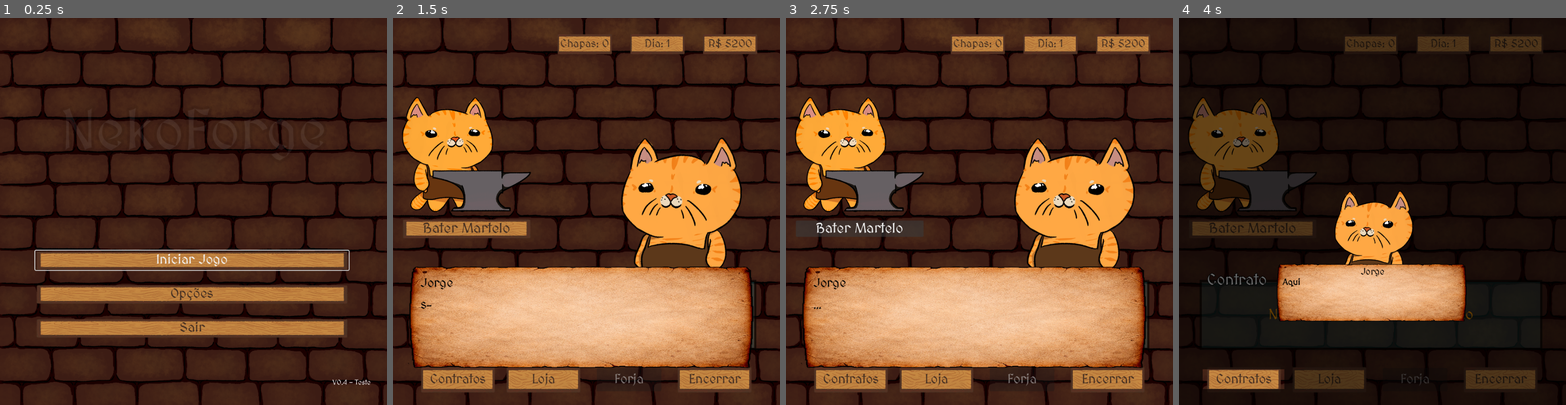
Above: before the commit, frames 1-4 (left to right).
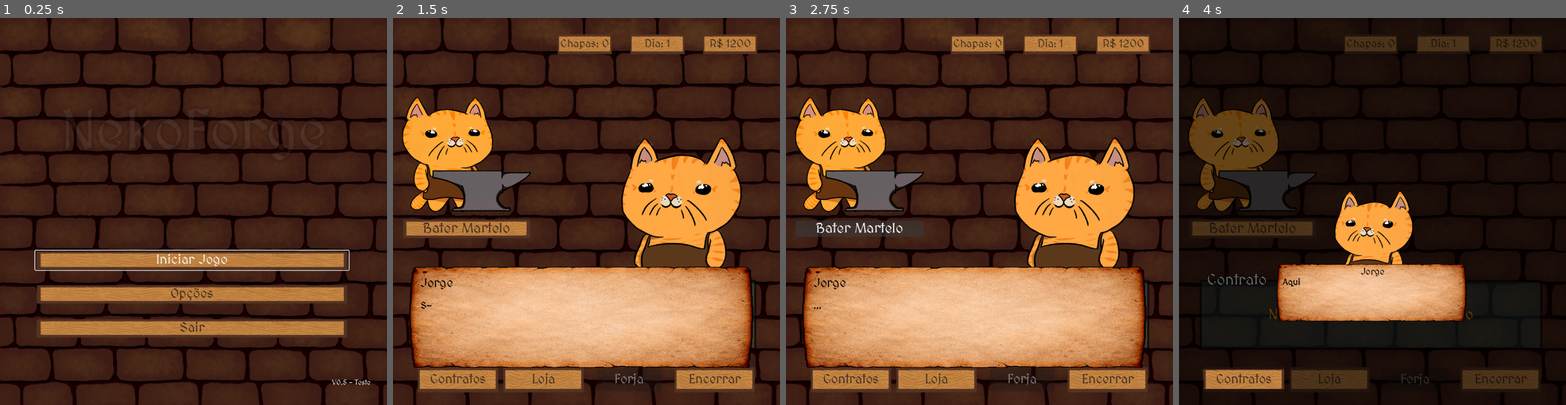
Above: after the commit, the same moments.

Repository: VitaumOS/Jogo_IC-Godot
Game: Godot game, scene res://scene/Telainicial.tscn
The game is run twice, just before and just after one commit, with the same random seed, the same clock (stepped at 60 frames per second) and the same inputs.
Inputs (mouse positions are in pixels of both pictures, inside the frame that each line leads up to):
- Up to frame 1 (0.25 s): no input
- Up to frame 2 (1.5 s): click "Iniciar Jogo" at 0.5 s; tap Enter (ui_accept) at 1.25 s; move the mouse to (671, 192) at 1.27 s; click (671, 192) at 1.42 s
- Up to frame 3 (2.75 s): tap Enter (ui_accept) at 1.52, 2, 2.27 s; move the mouse to (902, 230) at 2.02 s; click (902, 230) at 2.17 s
- Up to frame 4 (4 s): tap Enter (ui_accept) at 2.75, 3.5, 3.77 s; move the mouse to (1411, 126) at 2.77 s; click (1411, 126) at 2.92 s; move the mouse to (1353, 288) at 3.52 s; click (1353, 288) at 3.67 s

The runs differ from the first frame. In frame 1, less than 0.1% of the frame differs, in the area x 85-96%, y 93-95%; in frame 2, 0.5%, in the area x 6-94%, y 5-97%; in frame 3, 0.5%; in frame 4, 0.4%.

Commit message:
arrumando padrões e contratos

Diff:
--- a/PythonFiles/pulp_solution.json
+++ b/PythonFiles/pulp_solution.json
@@ -1,7 +1,12 @@
 {
     "status": "Optimal",
-    "chapas_usadas": 2,
+    "chapas_usadas": 14,
     "solucao": [
-        2
+        3,
+        0,
+        9,
+        0,
+        2,
+        0
     ]
 }
--- a/data_json/contratos.json
+++ b/data_json/contratos.json
@@ -12,7 +12,7 @@
 	{ "dia": 3, "nome": "Escolta de Ervanário", "demanda": [25, 2, 30, 4, 0, 0], "recompensa": 1500 },
 	{ "dia": 3, "nome": "Escolta de Comissários", "demanda": [30, 1, 3, 10, 0, 0], "recompensa": 1350 },
 
-	{ "dia": 4, "nome": "Vigília Noturna", "demanda": [5, 5, 12, 8, 4, 0], "recompensa": 1400 },
+	{ "dia": 4, "nome": "Vigília Noturna", "demanda": [17, 5, 12, 8, 4, 0], "recompensa": 1400 },
 	{ "dia": 4, "nome": "Manutenção de Muralhas", "demanda": [11, 6, 11, 3, 6, 0], "recompensa": 1450 },
 
 	{ "dia": 5, "nome": "Cerco ao Forte", "demanda": [19, 10, 7, 5, 6, 5], "recompensa": 2450 },
--- a/data_json/dialogos.json
+++ b/data_json/dialogos.json
@@ -137,7 +137,7 @@
 	  "retrato": "res://Sprite/gatinhos/NekoJorge.png",
 	  "texto": "Selecione a quantidade de vezes que você vai utilizar cada molde para montar todas as armas necessárias!",
 	  "coordenada": [620,330],
-	  "foco_pos": [340, 570],
+	  "foco_pos": [350, 570],
 	  "foco_tamanho": [70, 50]
 	}
   ],
@@ -170,16 +170,16 @@
 	  "nome": "Jorge",
 	  "retrato": "res://Sprite/gatinhos/NekoJorge.png",
 	  "coordenada": [615, 450],
-	  "foco_pos": [135, 730],
-	  "foco_tamanho": [130, 40],
+	  "foco_pos": [120, 730],
+	  "foco_tamanho": [110, 40],
 	  "texto": "Preste atenção! Aquela barra [b]VERMELHA[/b] ali embaixo apareceu. Isso significa [b]DESPERDICIO[/b]! "
 	},
 	{
 	  "nome": "Jorge",
 	  "retrato": "res://Sprite/gatinhos/NekoJorge.png",
 	  "coordenada": [615, 450],
-	  "foco_pos": [135, 730],
-	  "foco_tamanho": [130, 40],
+	  "foco_pos": [120, 730],
+	  "foco_tamanho": [110, 40],
 	  "texto": "Você cortou mais peças do que o cliente pediu. Cada pedaço que sobra é dinheiro jogado no lixo!"
 	},
 	{
--- a/data_json/padroes.json
+++ b/data_json/padroes.json
@@ -3,20 +3,20 @@
 	{ "dia": 1, "nome": "p1", "composicao": [5, 2, 0, 0, 0, 0], "preco": 170 },
 	{ "dia": 1, "nome": "p2", "composicao": [2, 4, 0, 0, 0, 0], "preco": 250 },
 
-	{ "dia": 2, "nome": "p3", "composicao": [1, 0, 3, 0, 0, 0], "preco": 120 },
+	{ "dia": 2, "nome": "p3", "composicao": [1, 0, 3, 0, 0, 0], "preco": 180 },
 	{ "dia": 2, "nome": "p5", "composicao": [2, 1, 2, 0, 0, 0], "preco": 160 },
 	{ "dia": 2, "nome": "p6", "composicao": [0, 2, 1, 0, 0, 0], "preco": 150 },
 	{ "dia": 2, "nome": "p7", "composicao": [6, 1, 0, 0, 0, 0], "preco": 130 },
 
-	{ "dia": 3, "nome": "p8", "composicao": [1, 1, 1, 0, 0, 0], "preco": 100 },
-	{ "dia": 3, "nome": "p9", "composicao": [2, 1, 1, 1, 0, 0], "preco": 200 },
-	{ "dia": 3, "nome": "p10", "composicao": [1, 0, 1, 0, 0, 0], "preco": 220 },
-	{ "dia": 3, "nome": "p11", "composicao": [1, 2, 1, 1, 0, 0], "preco": 240 },
-	{ "dia": 3, "nome": "p12", "composicao": [1, 0, 2, 2, 0, 0], "preco": 210 },
-	{ "dia": 3, "nome": "p13", "composicao": [0, 1, 0, 1, 0, 0], "preco": 150 },
+	{ "dia": 3, "nome": "p8", "composicao": [1, 1, 1, 0, 0, 0], "preco": 120 },
+	{ "dia": 3, "nome": "p9", "composicao": [2, 1, 1, 1, 0, 0], "preco": 230 },
+	{ "dia": 3, "nome": "p10", "composicao": [1, 0, 1, 0, 0, 0], "preco": 100 },
+	{ "dia": 3, "nome": "p11", "composicao": [1, 2, 1, 1, 0, 0], "preco": 280 },
+	{ "dia": 3, "nome": "p12", "composicao": [1, 0, 2, 2, 0, 0], "preco": 320 },
+	{ "dia": 3, "nome": "p13", "composicao": [0, 1, 0, 1, 0, 0], "preco": 180 },
 
 	{ "dia": 4, "nome": "p14", "composicao": [2, 1, 0, 2, 0, 0], "preco": 250 },
-	{ "dia": 4, "nome": "p15", "composicao": [1, 1, 0, 0, 0, 0], "preco": 320 },
+	{ "dia": 4, "nome": "p15", "composicao": [1, 1, 0, 0, 0, 0], "preco": 120 },
 	{ "dia": 4, "nome": "p16", "composicao": [1, 1, 0, 2, 0, 0], "preco": 280 },
 	{ "dia": 4, "nome": "p17", "composicao": [2, 1, 0, 1, 2, 0], "preco": 260 },
 	{ "dia": 4, "nome": "p18", "composicao": [0, 1, 1, 1, 1, 0], "preco": 290 },
--- a/modelos/modelo_botao1.tres
+++ b/modelos/modelo_botao1.tres
@@ -4,7 +4,7 @@
 
 [resource]
 texture = ExtResource("1_7yyg6")
-expand_margin_left = 12.0
+expand_margin_left = 20.0
 expand_margin_top = 4.0
-expand_margin_right = 12.0
+expand_margin_right = 20.0
 expand_margin_bottom = 4.0
--- a/scene/Telainicial.tscn
+++ b/scene/Telainicial.tscn
@@ -75,7 +75,7 @@
 offset_top = 839.0
 offset_right = 874.0
 offset_bottom = 863.0
-text = "V0.4 - Teste"
+text = "V0.5 - Teste"
 horizontal_alignment = 1
 
 [connection signal="pressed" from="MenuBotoes/BtnJogar" to="." method="_on_btn_jogar_pressed"]
--- a/scene/aux_scene/Card_Contratos.tscn
+++ b/scene/aux_scene/Card_Contratos.tscn
@@ -42,7 +42,7 @@
 horizontal_alignment = 1
 
 [node name="Btn" type="Button" parent="Margin/VBox" unique_id=678981136]
-custom_minimum_size = Vector2(0, 45)
+custom_minimum_size = Vector2(0, 56.98)
 layout_mode = 2
 theme_override_colors/font_color = Color(0.26666668, 0.18431373, 0.13333334, 1)
 theme_override_font_sizes/font_size = 31
--- a/scene/aux_scene/Popup.tscn
+++ b/scene/aux_scene/Popup.tscn
@@ -77,8 +77,8 @@
 
 [node name="BtnSim" type="Button" parent="Control/HBoxBtn" unique_id=309139895]
 process_mode = 3
-custom_minimum_size = Vector2(33, 0)
-custom_maximum_size = Vector2(33, -1)
+custom_minimum_size = Vector2(40, 0)
+custom_maximum_size = Vector2(40, -1)
 layout_mode = 2
 theme_override_colors/font_color = Color(0.26666668, 0.18431373, 0.13333334, 1)
 theme_override_styles/normal = ExtResource("3_3c8re")
@@ -86,8 +86,8 @@
 
 [node name="BtnNao" type="Button" parent="Control/HBoxBtn" unique_id=1079789033]
 process_mode = 3
-custom_minimum_size = Vector2(33, 0)
-custom_maximum_size = Vector2(33, -1)
+custom_minimum_size = Vector2(40, 0)
+custom_maximum_size = Vector2(40, -1)
 layout_mode = 2
 theme_override_colors/font_color = Color(0.26666668, 0.18431373, 0.13333334, 1)
 theme_override_styles/normal = ExtResource("3_3c8re")
@@ -95,8 +95,8 @@
 
 [node name="BtnOk" type="Button" parent="Control/HBoxBtn" unique_id=30888743]
 process_mode = 3
-custom_minimum_size = Vector2(33, 0)
-custom_maximum_size = Vector2(33, -1)
+custom_minimum_size = Vector2(40, 0)
+custom_maximum_size = Vector2(40, -1)
 layout_mode = 2
 theme_override_colors/font_color = Color(0.26666668, 0.18431373, 0.13333334, 1)
 theme_override_styles/normal = ExtResource("3_3c8re")
--- a/script/cena_contratos.gd
+++ b/script/cena_contratos.gd
@@ -31,7 +31,7 @@
 	lbl_dem.text = "Pedido: " + ", ".join(list_txt)
 
 	#Valor da Recompensa
-	var lbl_val = card.find_child("Valor"); lbl_val.text = "Pagamento: R$ %d" % contrato.recompensa
+	var lbl_val = card.find_child("Valor"); lbl_val.text = "R$ %d" % contrato.recompensa
 
 	#Botão de aceitar o contrato
 	var btn = card.find_child("Btn")
--- a/script/global.gd
+++ b/script/global.gd
@@ -2,7 +2,7 @@
 
 const CUSTO_DIARIO = 200
 const DIA_FINAL: int = 7
-const DINHEIRO_INICIAL: int = 5200
+const DINHEIRO_INICIAL: int = 1200
 
 var tamanho_container: float = 500.0
 var dia_atual: int = 1
